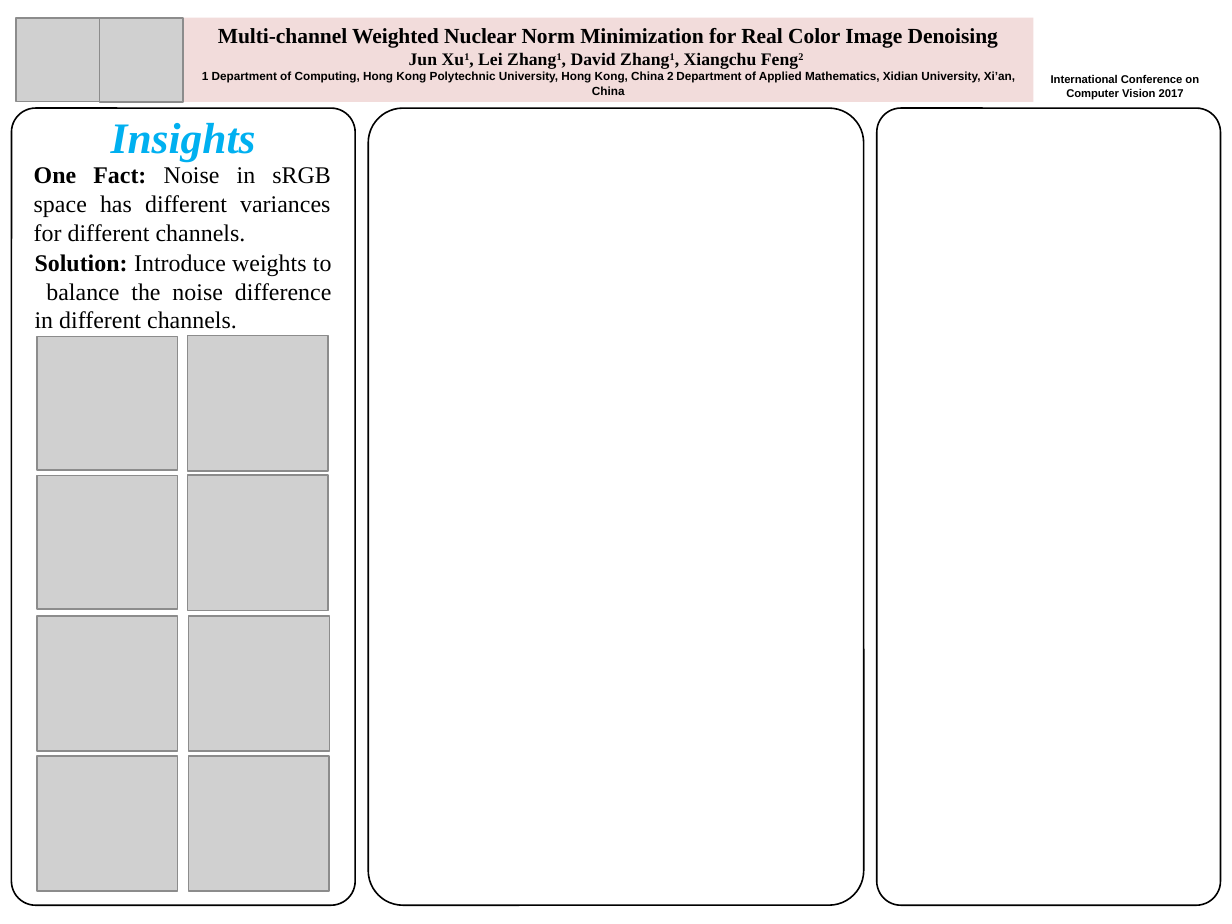
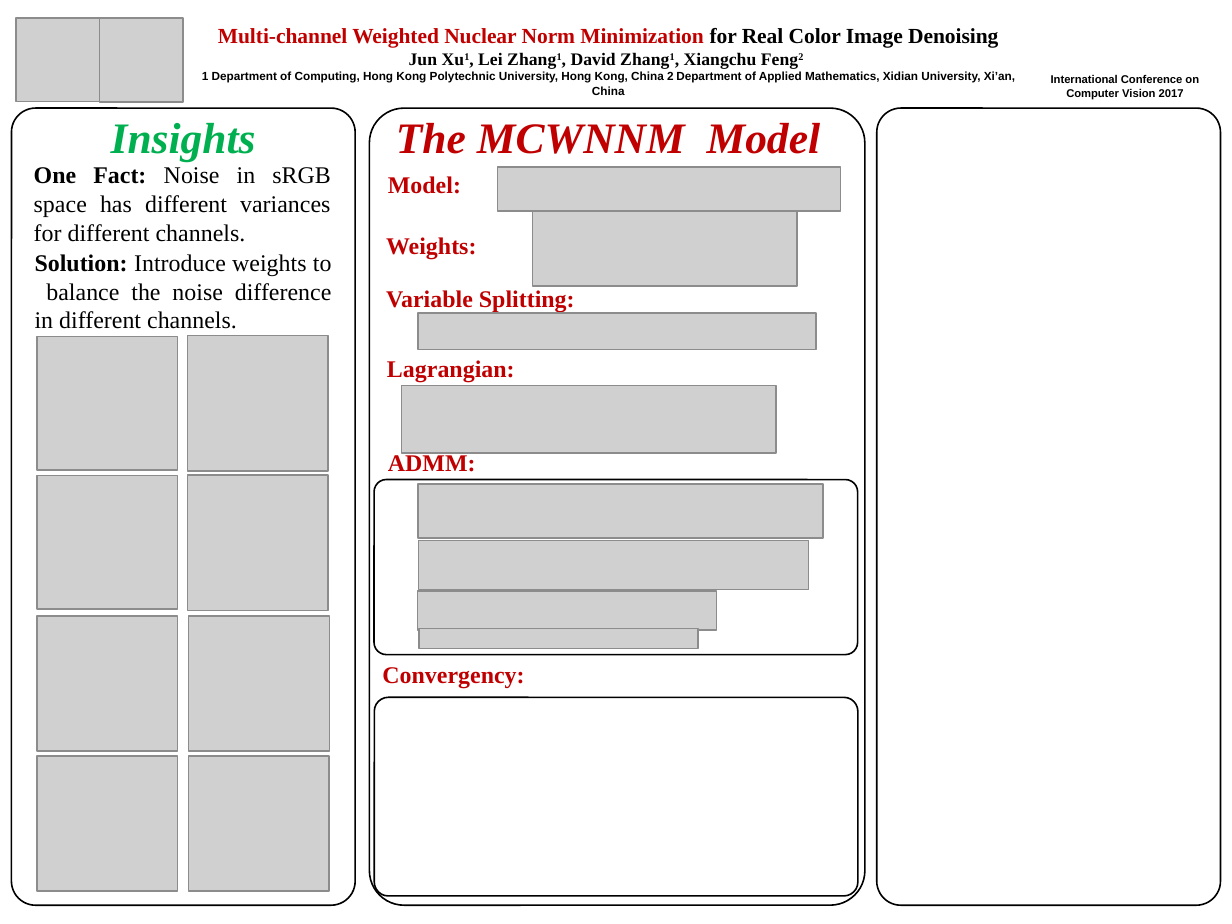
Before and after one commit to csjunxu/ICCV2017_PAPER1, a slide deck: slide 1 of iccv17_poster_template.pptx. Drawn at 1232x924 pixels with LibreOffice and Linux fonts; fonts in the diff are those of the drawing; grey boxes stand for pictures; background and template pictures are left out. Boxes give left, top, right and bottom in pixels: in the first picture for what was removed or moved away, otherwise in the second. Text is boxed around its words. In the diff, an @@ line names an element or a change of style, - is before the commit and + after.

```diff
--- a/iccv17_poster_template.pptx
+++ b/iccv17_poster_template.pptx
@@ title "Multi-channel Weighted Nuclear Norm Minimization ...": place and size @@
-title "Multi-channel Weighted Nuclear Norm Minimization ..." at [183,17,1033,102]
+title "Multi-channel Weighted Nuclear Norm Minimization ..." at [202,28,1015,95]
@@ title "Multi-channel Weighted Nuclear Norm Minimization ..." at [202,28,1015,95]: text colour #000000 to #C00000 in "Multi-channel Weighted Nuclear Norm Minimization"; fill #F2DCDB to none @@
@@ text "Insights" at [111,123,256,162]: text colour #00B0F0 to #00B050 @@
@@ text added at [396,123,821,154], 20 pt, text #C00000, bold, italic @@
+The MCWNNM Model
@@ text added at [388,176,461,194], 11 pt, text #C00000, bold @@
+Model:
@@ picture added at [498,168,841,211] @@
@@ text added at [386,237,476,259], 11 pt, text #C00000, bold @@
+Weights:
@@ picture added at [532,211,797,286] @@
@@ text added at [386,290,575,312], 11 pt, text #C00000, bold @@
+Variable Splitting:
@@ picture added at [418,313,816,349] @@
@@ text added at [387,360,515,383], 11 pt, text #C00000, bold @@
+Lagrangian:
@@ picture added at [402,385,776,452] @@
@@ text added at [388,453,476,472], 11 pt, text #C00000, bold @@
+ADMM:
@@ rounded rectangle added at [374,481,858,656], fill #FFFFFF, outline #000000 0.75 pt @@
@@ picture added at [418,484,823,539] @@
@@ picture added at [418,540,808,590] @@
@@ picture added at [418,592,717,631] @@
@@ picture added at [420,629,698,650] @@
@@ text added at [382,667,524,688], 11 pt, text #C00000, bold @@
+Convergency:
@@ rounded rectangle added at [374,698,858,897], fill #FFFFFF, outline #000000 0.75 pt @@
```
